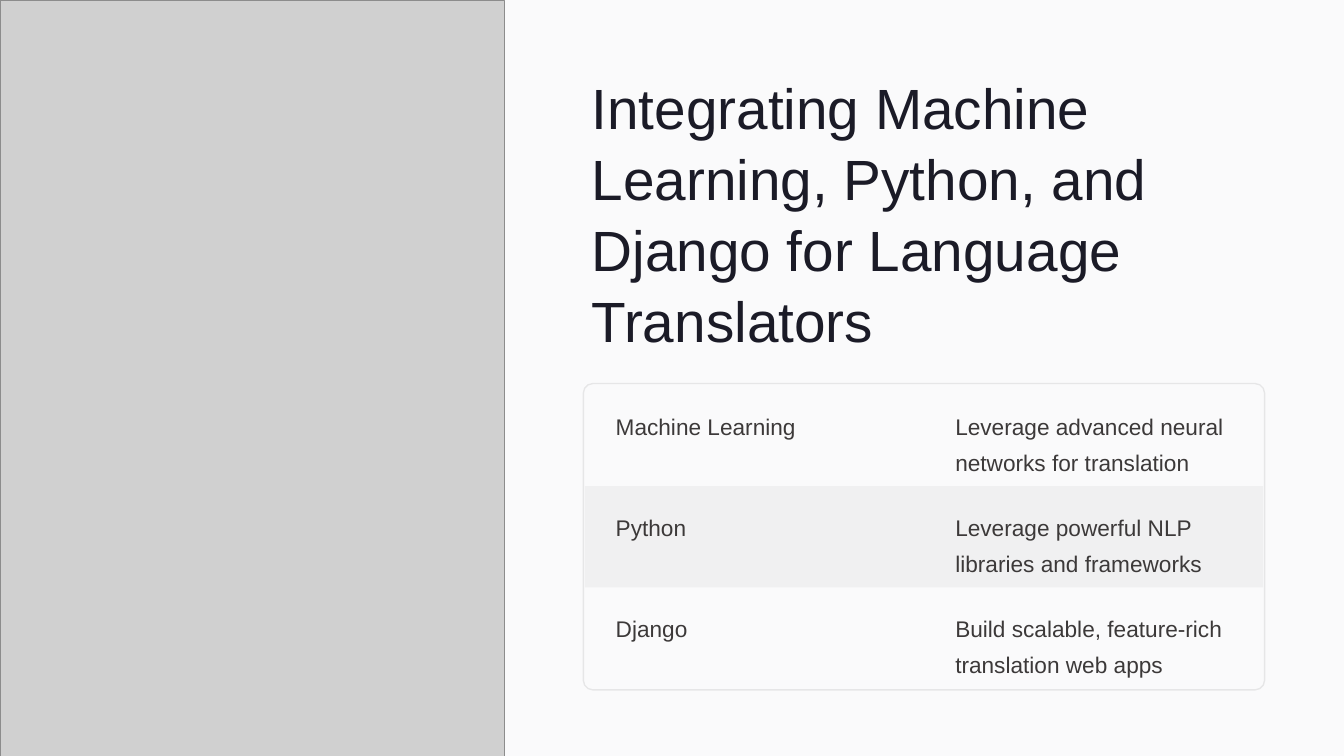
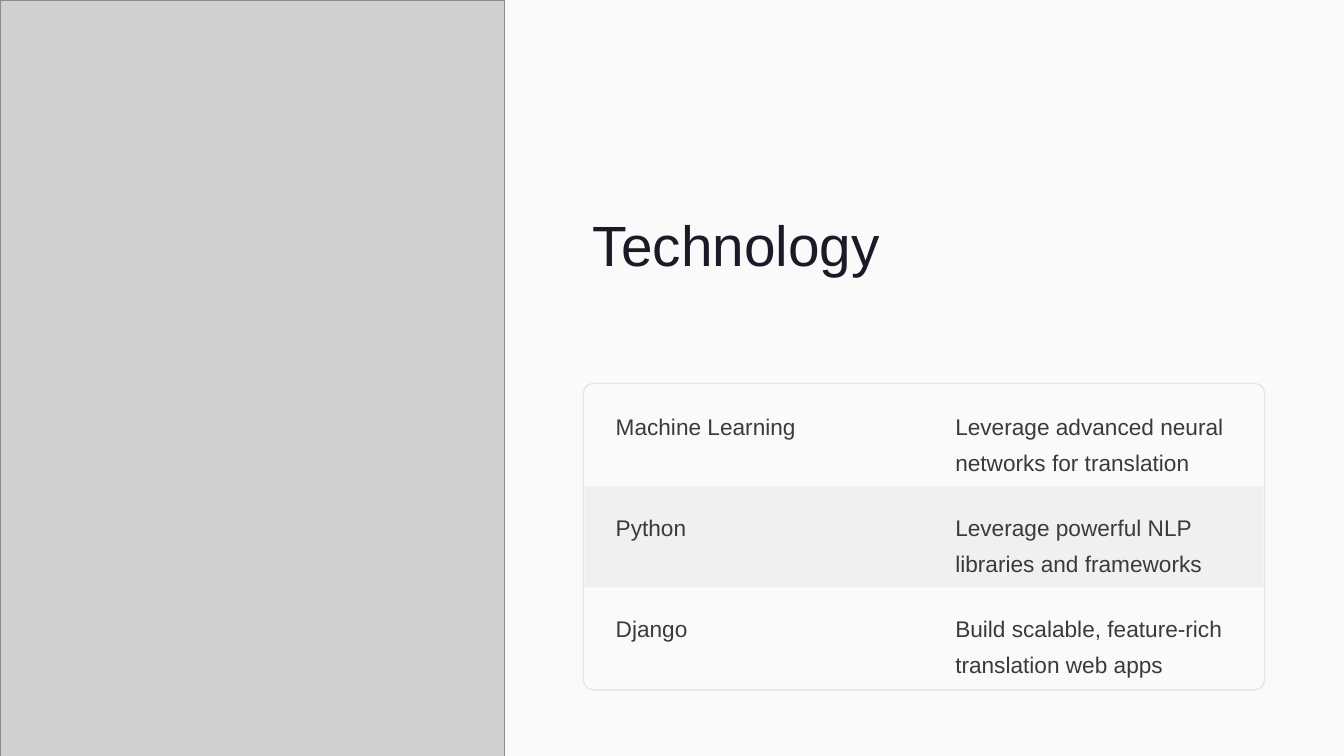
Before and after one commit to Hyper-RP/java-with-dsa, a slide deck: slide 6 of resume/Introduction-to-Language-Translators (1).pptx. Drawn at 1344x756 pixels with LibreOffice and Linux fonts; fonts in the diff are those of the drawing; grey boxes stand for pictures. Boxes give left, top, right and bottom in pixels: in the first picture for what was removed or moved away, otherwise in the second. Text is boxed around its words. In the diff, an @@ line names an element or a change of style, - is before the commit and + after.

```diff
--- a/resume/Introduction-to-Language-Translators (1).pptx
+++ b/resume/Introduction-to-Language-Translators (1).pptx
@@ text at (593,225,880,276): text changed @@
-Integrating Machine Learning, Python, and Django for Language Translators
+Technology
```
Also in this commit, not shown: 3 other slides changed.
